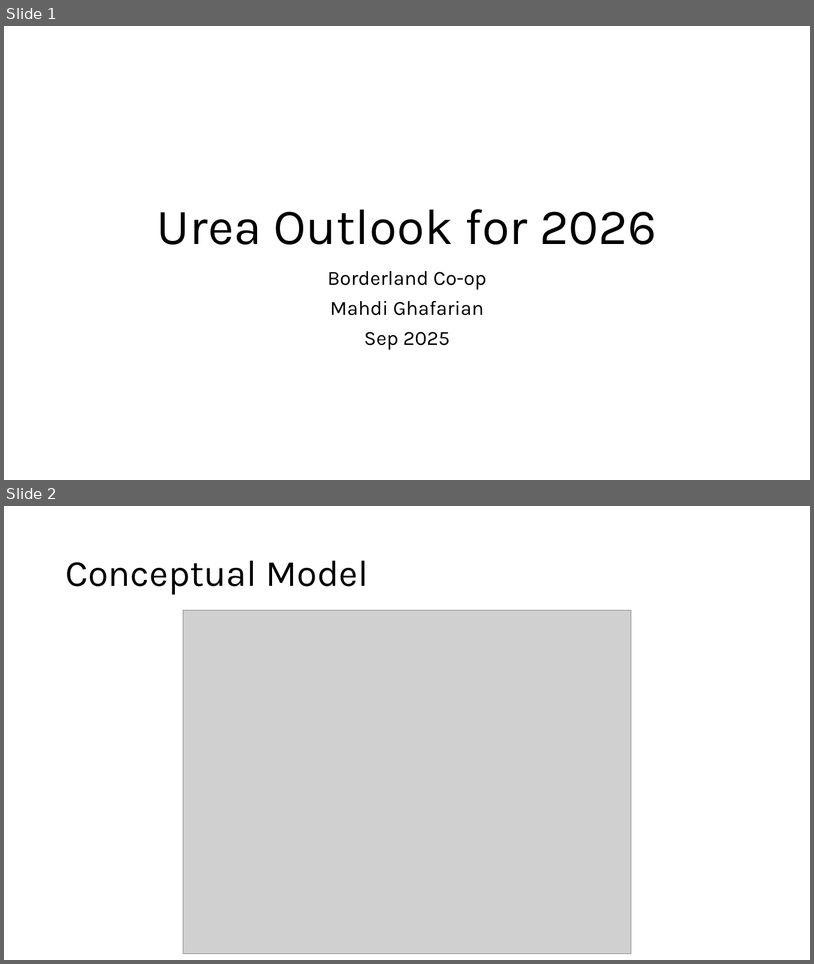
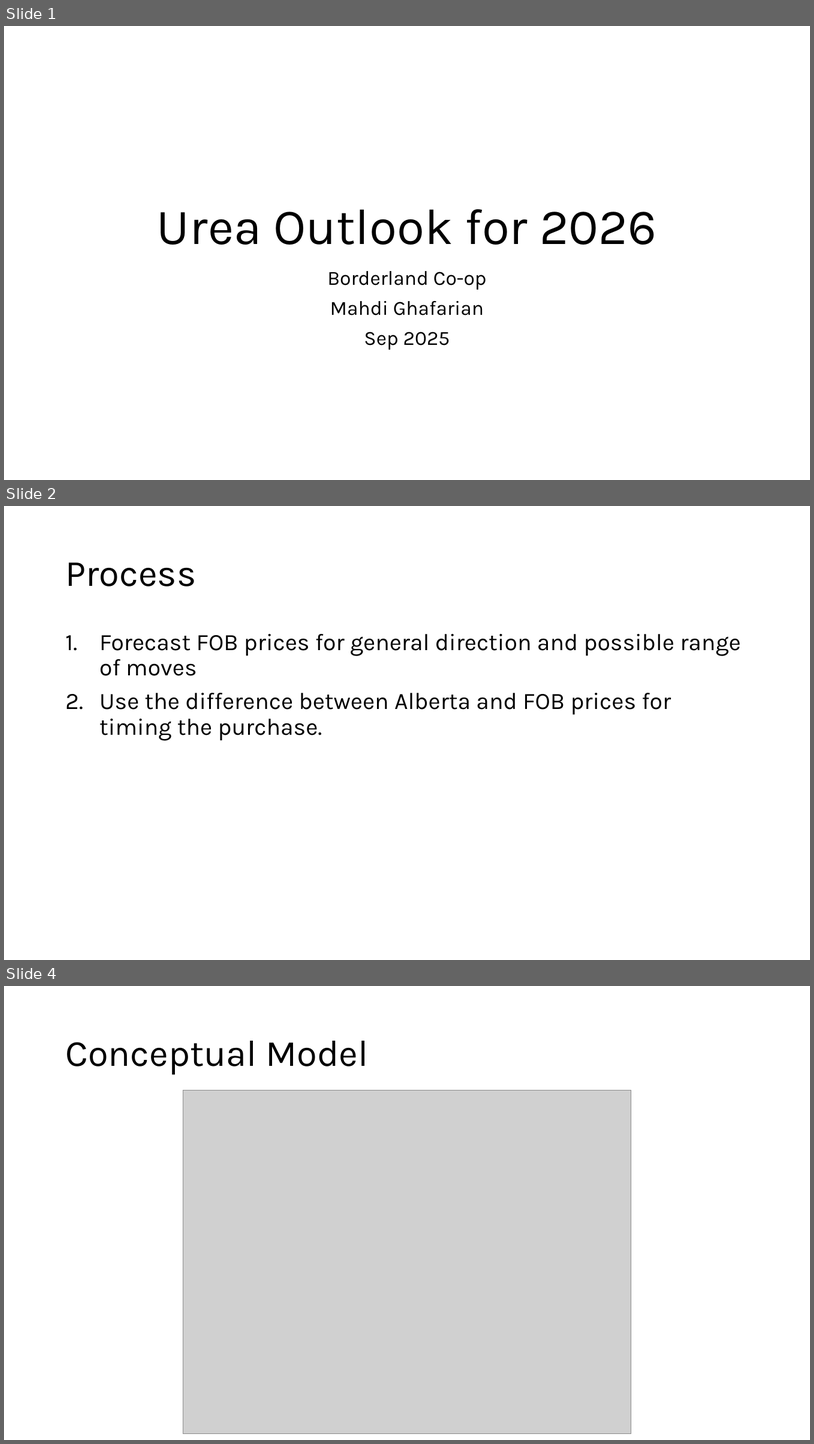
Before and after one commit to mahdi-ghafarian/time-series, a slide deck: borderland/2-urea/presentation/urea.pptx. Shown one above the other, each under a label of ours: slides 1 and 2 before the commit, slides 1, 2 and 4 after it; the slides between them are not shown. The pictures are 814x964 and 814x1444 pixels, drawn with LibreOffice and Linux fonts; fonts in the diff are those of the drawing; grey boxes stand for pictures. Boxes give left, top, right and bottom in pixels: in the first picture for what was removed or moved away, otherwise in the second. Text is boxed around its words. In the diff, an @@ line names an element or a change of style, - is before the commit and + after.

```diff
--- a/borderland/2-urea/presentation/urea.pptx
+++ b/borderland/2-urea/presentation/urea.pptx
@@ slide 2 added at (4,506,810,960), background #FFFFFF @@
@@ title added at (65,562,196,586), 44 pt, text #000000 @@
+Process
@@ text added at (99,634,741,741), 28 pt, text #000000 @@
+1. Forecast FOB prices for general direction and possible range of moves
+2. Use the difference between Alberta and FOB prices for timing the purchase.
@@ what was slide 2 is now slide 4 @@
```
Also in this commit, not shown: 8 slides changed, 9 other slides added, 1 slide removed, 5 other files.
